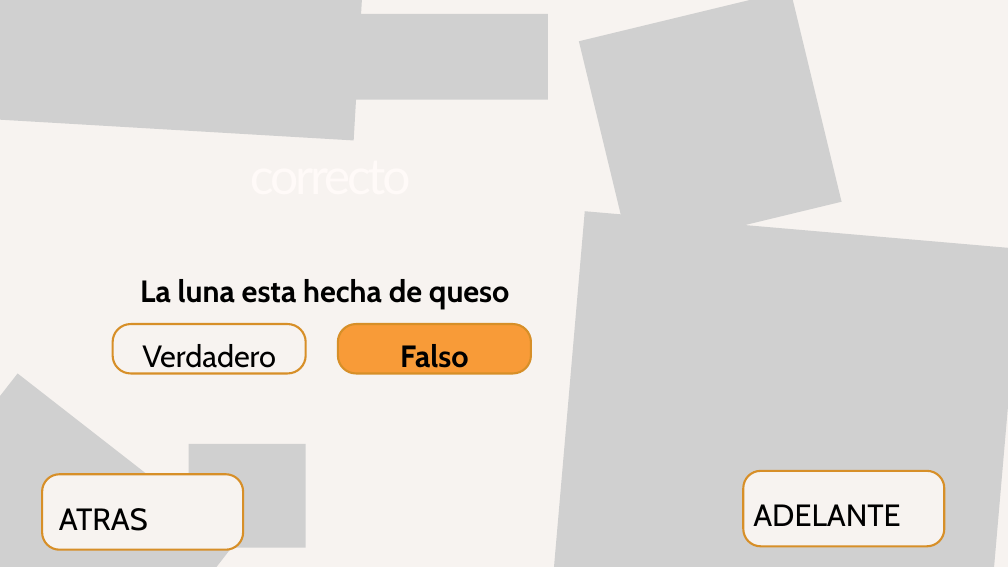
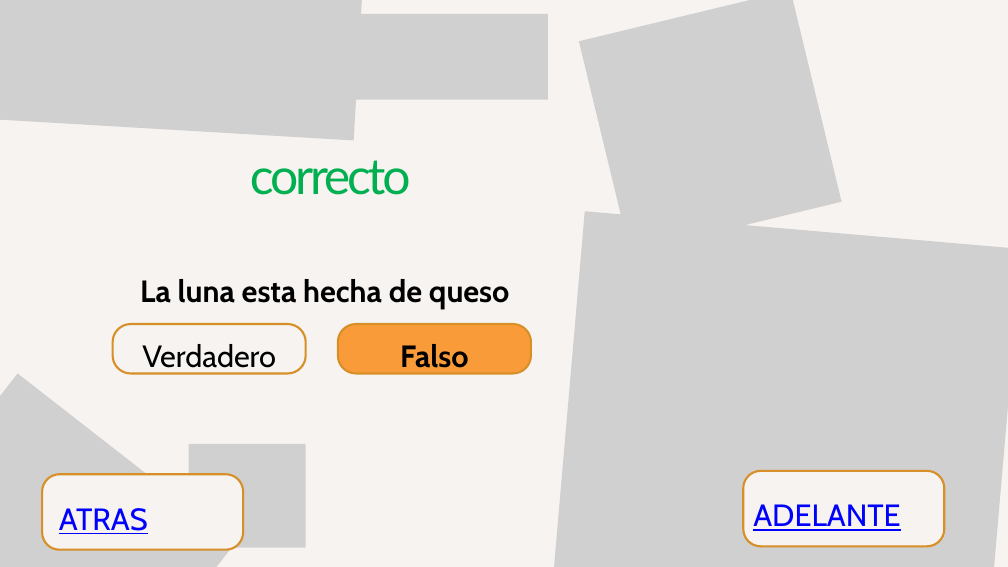
Before and after one commit to Galia-Landeros/EduMotion, a slide deck: slide 9 of assets/ppt/Green and Orange Illustrative Quiz Time Presentation.pptx. Drawn at 1008x567 pixels with LibreOffice and Linux fonts; fonts in the diff are those of the drawing; grey boxes stand for pictures; background and template pictures are left out. Boxes give left, top, right and bottom in pixels: in the first picture for what was removed or moved away, otherwise in the second. Text is boxed around its words. In the diff, an @@ line names an element or a change of style, - is before the commit and + after.

```diff
--- a/assets/ppt/Green and Orange Illustrative Quiz Time Presentation.pptx
+++ b/assets/ppt/Green and Orange Illustrative Quiz Time Presentation.pptx
@@ text "correcto" at (250,160,411,195): text colour #FFFAF8 to #00B050 @@
@@ text "ATRAS" at (59,508,148,534): text colour #000000 to #0000FF, underline on @@
@@ text "ADELANTE" at (753,504,900,531): text colour #000000 to #0000FF, underline on @@
```
Also in this commit, not shown: 11 other slides changed, 11 other files.
